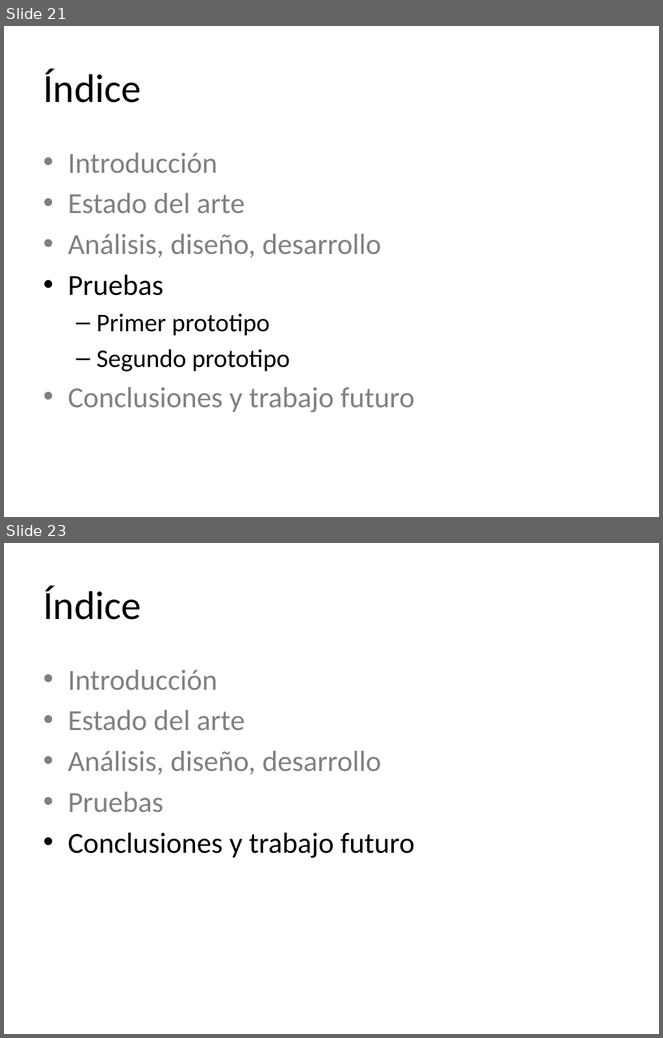
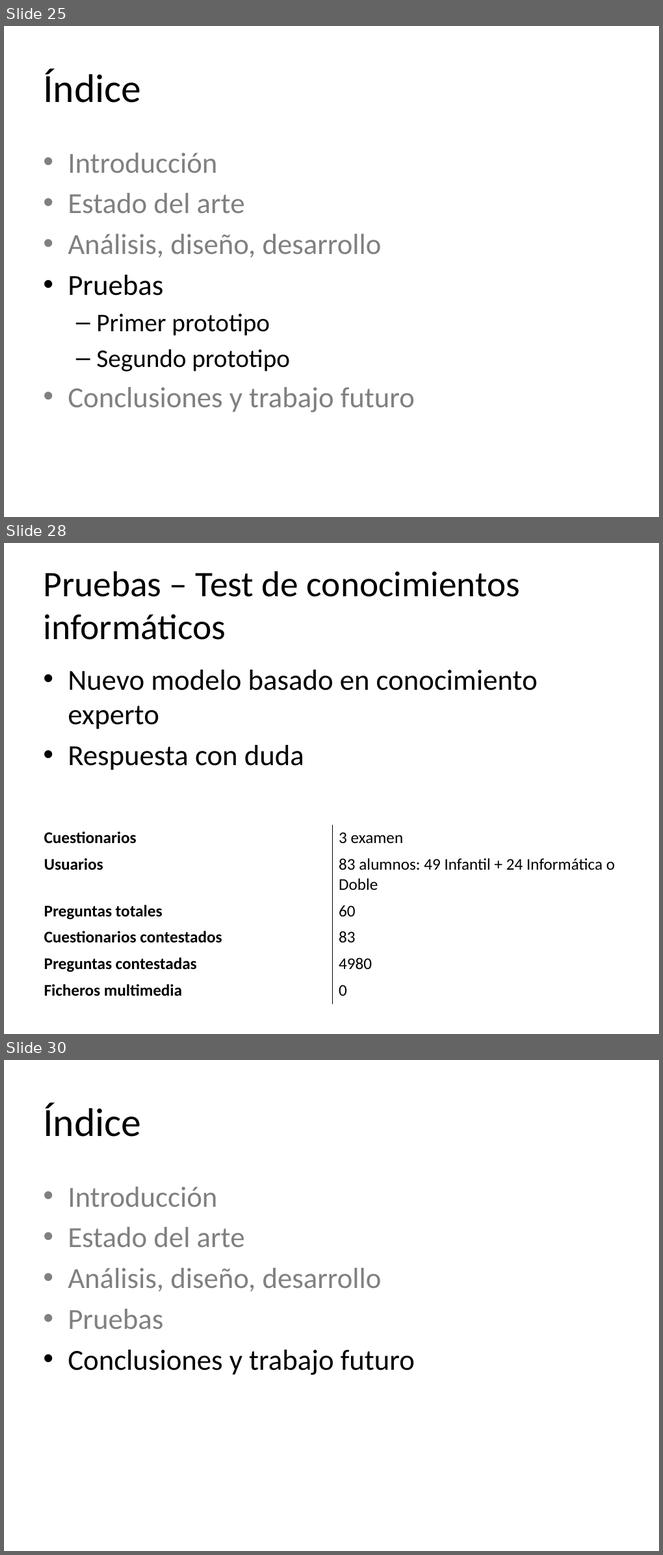
Before and after one commit to molins/TFG, a slide deck: presentacion/TFG.pptx. Shown one above the other, each under a label of ours: slides 21 and 23 before the commit, slides 25, 28 and 30 after it; the slides between them are not shown. The pictures are 663x1038 and 663x1555 pixels, drawn with LibreOffice and Linux fonts; fonts in the diff are those of the drawing. Boxes give left, top, right and bottom in pixels: in the first picture for what was removed or moved away, otherwise in the second. Text is boxed around its words. In the diff, an @@ line names an element or a change of style, - is before the commit and + after.

```diff
--- a/presentacion/TFG.pptx
+++ b/presentacion/TFG.pptx
@@ slide 28 added at <box>4,543,659,1034</box>, background #FFFFFF @@
@@ title added at <box>43,571,521,640</box>, 39.6 pt, text #000000 @@
+Pruebas – Test de conocimientos informáticos
@@ text added at <box>68,670,538,771</box>, 32 pt, text #000000 @@
+• Nuevo modelo basado en conocimiento experto
+• Respuesta con duda
@@ table added at <box>37,824,627,1004</box>, 6 rows, 2 columns @@
+Cuestionarios | 3 examen
+Usuarios | 83 alumnos: 49 Infantil + 24 Informática o Doble
+Preguntas totales | 60
+Cuestionarios contestados | 83
+Preguntas contestadas | 4980
+Ficheros multimedia | 0
@@ what was slide 21 is now slide 25 @@
@@ what was slide 23 is now slide 30 @@
```
Also in this commit, not shown: 4 slides changed, 12 other slides added, 5 slides removed.
